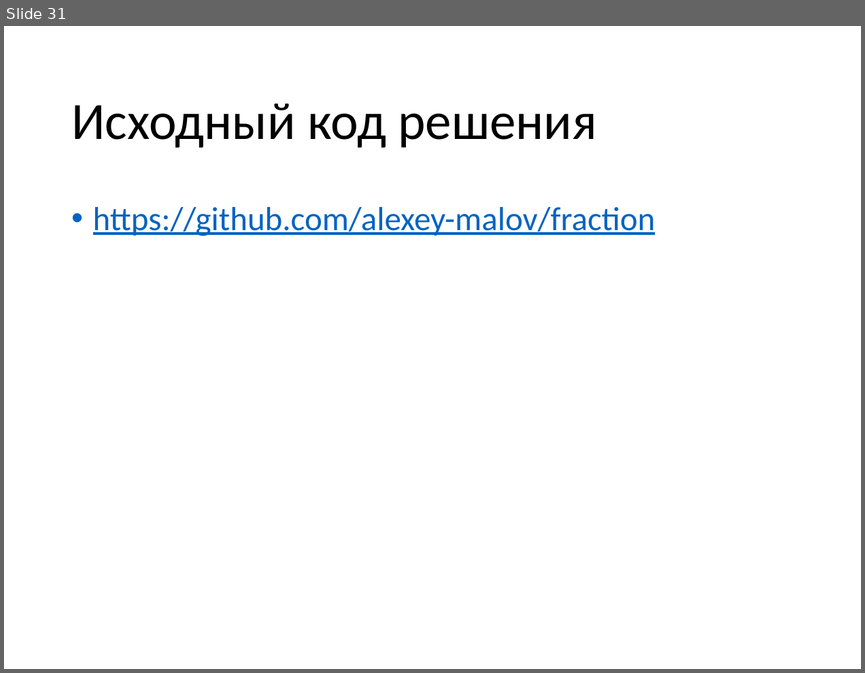
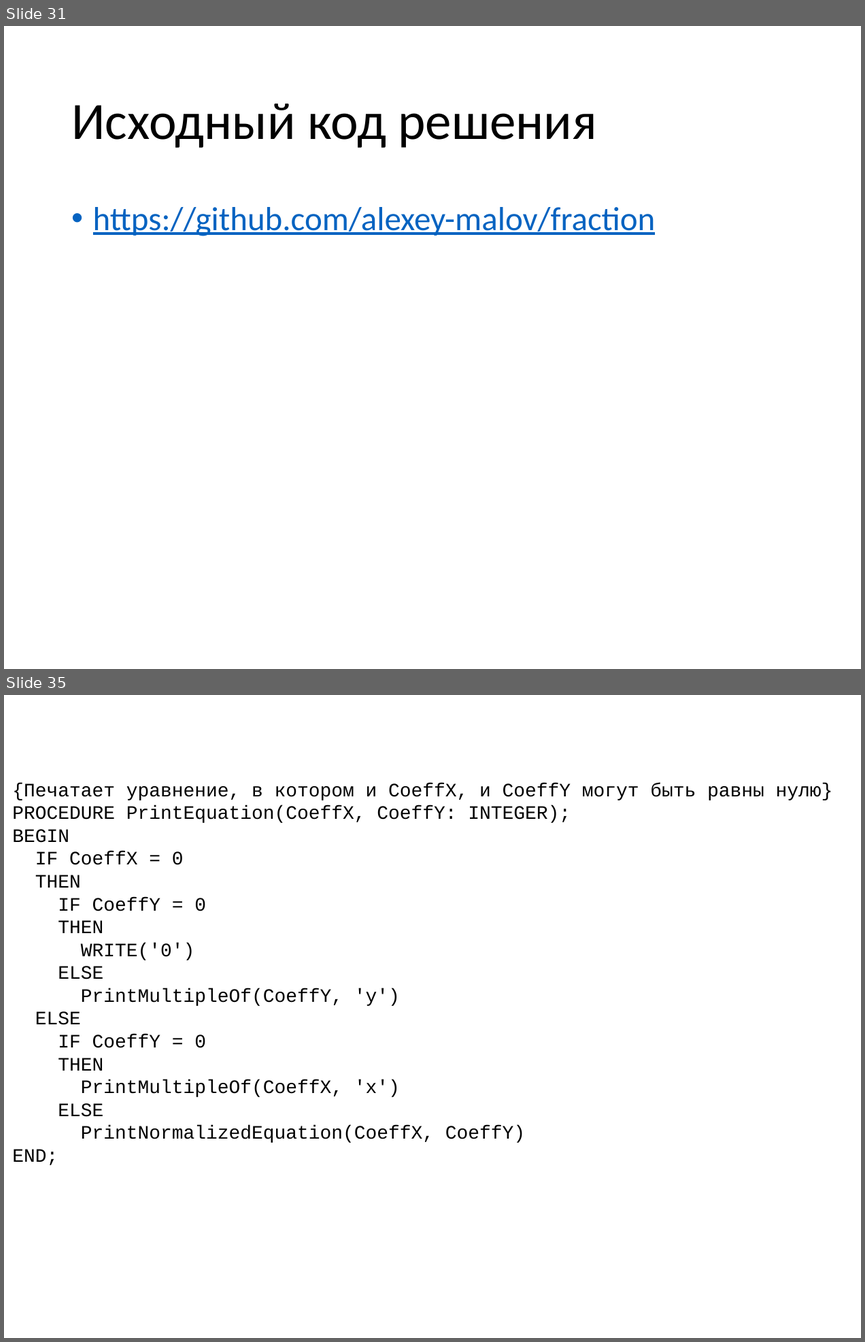
Before and after one commit to alexey-malov/fraction, a slide deck: Explanation.pptx. Shown one above the other, each under a label of ours: slide 31 before the commit, slides 31 and 35 after it; the slides between them are not shown. The pictures are 865x673 and 865x1342 pixels, drawn with LibreOffice and Linux fonts; fonts in the diff are those of the drawing. Boxes give left, top, right and bottom in pixels: in the first picture for what was removed or moved away, otherwise in the second. Text is boxed around its words. In the diff, an @@ line names an element or a change of style, - is before the commit and + after.

```diff
--- a/Explanation.pptx
+++ b/Explanation.pptx
@@ slide 35 added at (x1=4, y1=695, x2=861, y2=1338), background #FFFFFF @@
@@ text added at (x1=12, y1=783, x2=833, y2=1165), 16 pt, text #000000 @@
+{Печатает уравнение, в котором и CoeffX, и CoeffY могут быть равны нулю}
+PROCEDURE PrintEquation(CoeffX, CoeffY: INTEGER);
+BEGIN
+IF CoeffX = 0
+THEN
+IF CoeffY = 0
+THEN
+WRITE('0')
+ELSE
+PrintMultipleOf(CoeffY, 'y')
+ELSE
+IF CoeffY = 0
+THEN
+PrintMultipleOf(CoeffX, 'x')
+ELSE
+PrintNormalizedEquation(CoeffX, CoeffY)
+END;
```
Also in this commit, not shown: 1 slide changed, 10 other slides added.
